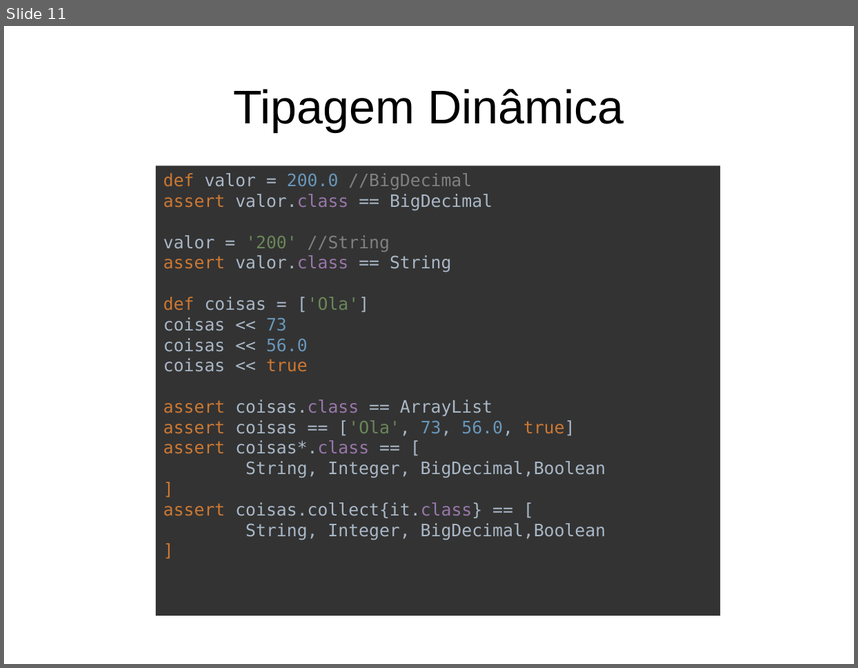
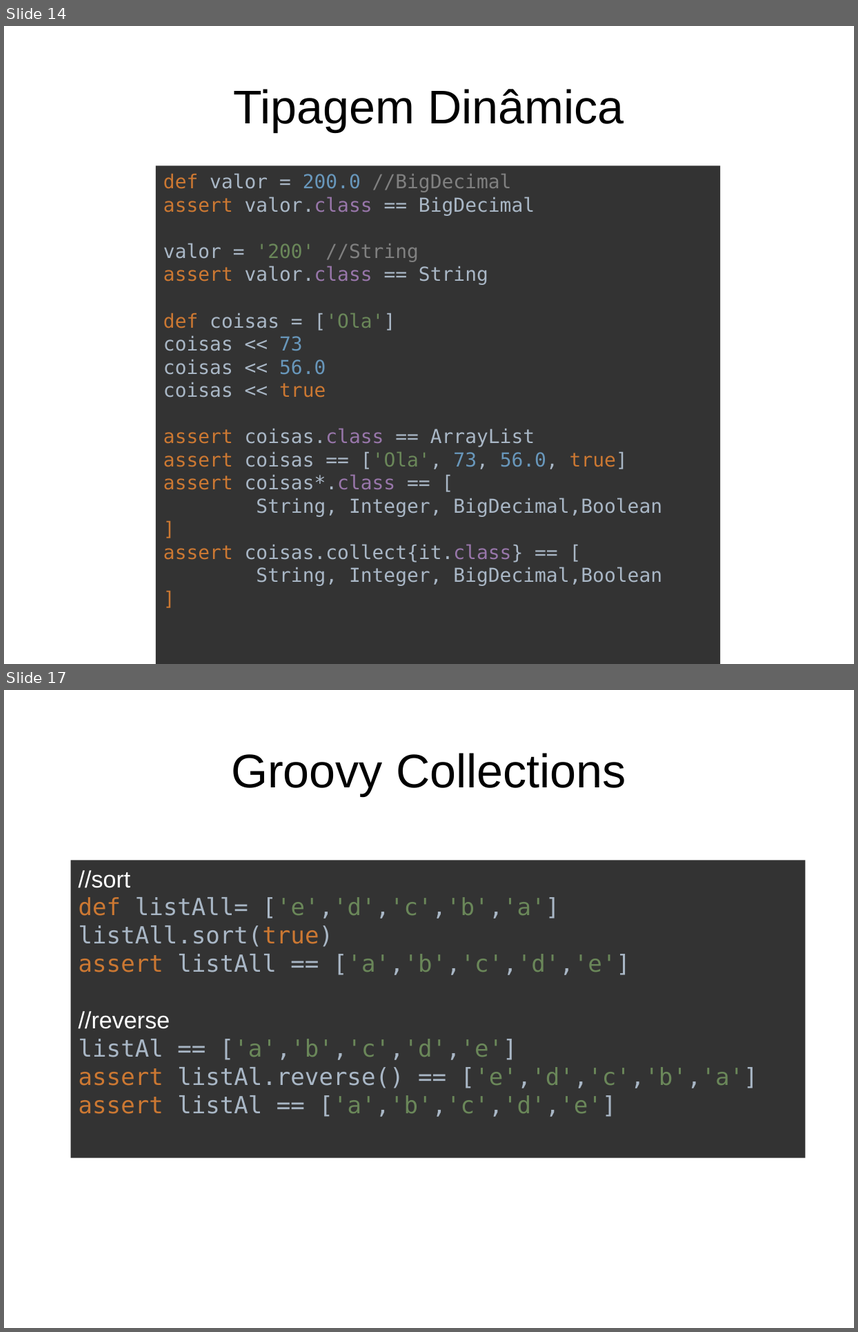
Before and after one commit to gitter-badger/lab-groovy, a slide deck: press/groovy_intro.odp. Shown one above the other, each under a label of ours: slide 11 before the commit, slides 14 and 17 after it; the slides between them are not shown. The pictures are 858x668 and 858x1332 pixels, drawn with LibreOffice and Linux fonts; fonts in the diff are those of the drawing. Boxes give left, top, right and bottom in pixels: in the first picture for what was removed or moved away, otherwise in the second. Text is boxed around its words. In the diff, an @@ line names an element or a change of style, - is before the commit and + after.

```diff
--- a/press/groovy_intro.odp
+++ b/press/groovy_intro.odp
@@ slide 17 added at (4,690,854,1328), background #FFFFFF @@
@@ title added at (231,753,626,796), 44 pt, text #000000 @@
+Groovy Collections
@@ rectangle added at (71,860,806,1157), fill #333333, 22 pt, text #A9B7C6 @@
+//sort
+def listAll= ['e','d','c','b','a']
+listAll.sort(true)
+assert listAll == ['a','b','c','d','e']
+//reverse
+listAl == ['a','b','c','d','e']
+assert listAl.reverse() == ['e','d','c','b','a']
+assert listAl == ['a','b','c','d','e']
@@ what was slide 11 is now slide 14 @@
@@ slide 14 changed as well @@
@@ rectangle "def valor = 200.0 //BigDecimal": place and size @@
-rectangle "def valor = 200.0 //BigDecimal" at (156,165,721,615)
+rectangle "def valor = 200.0 //BigDecimal" at (156,165,721,664)
@@ rectangle "def valor = 200.0 //BigDecimal" at (156,165,721,664): size 16 to 18 pt @@
```
Also in this commit, not shown: 9 other slides changed, 22 other slides added, 10 slides removed, 1 other file.
